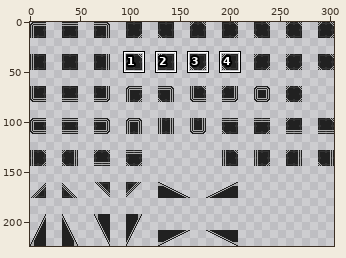
File history of a sprite sheet, SlimeGame/Assets/Resources/Tile/tileGrass.png. Above: a wide view before the commit, with the close-up outlined.
Close-up. First the earlier version:
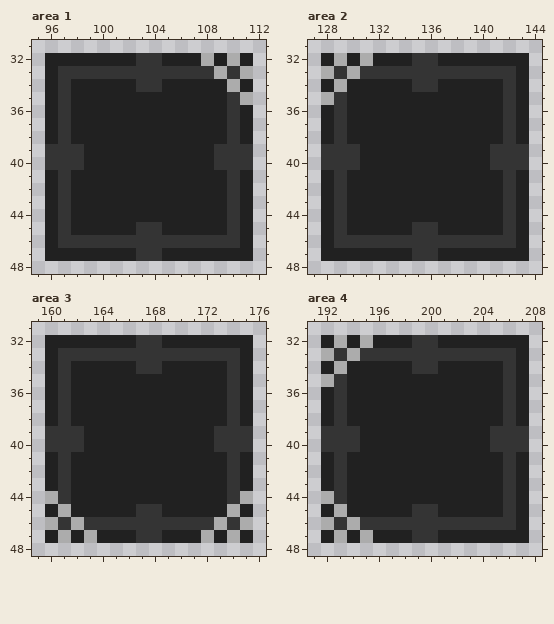
The file is 304x224 pixels. Colours within 5 levels of each other are drawn and written as one. Shown: area 1: x 95..112, y 31..48; area 2: x 127..144, y 31..48; area 3: x 159..176, y 31..48; area 4: x 191..208, y 31..48. The commit also changed other parts of the picture, which this record leaves out.
The same view after the edit:
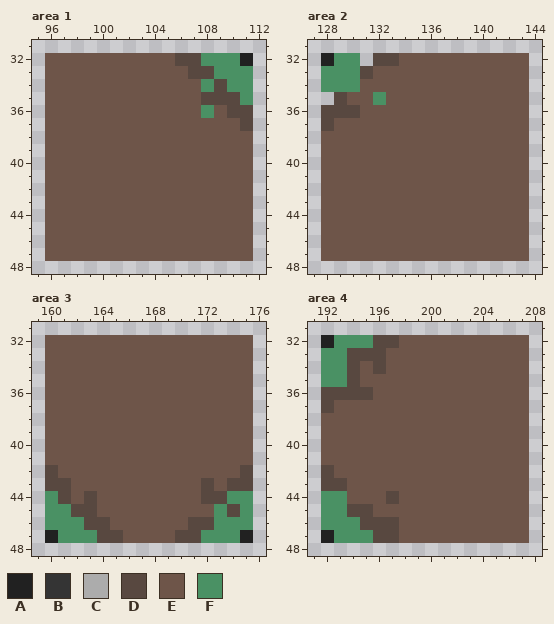
Palette (. is transparent): A #212121  B #343434  C #acacac  D #584840  E #6e5549  F #4a9164
What changed:
Changed rows in their new state; - is an unchanged pixel.
Area 1:
first column x 96:
32 EEEEEEEEEEDDFFF-
33 EEEEEEEEEEEDDFFF
34 EEEEEEEEEEEEFDFF
35 EEEEEEEEEEEEDDDF
36 EEEEEEEEEEEEFEDD
37 EEEEEEEEEEEEEEED
38 EEEEEEEEEEEEEEEE
39 EEEEEEEEEEEEEEEE
40 EEEEEEEEEEEEEEEE
41 EEEEEEEEEEEEEEEE
42 EEEEEEEEEEEEEEEE
43 EEEEEEEEEEEEEEEE
44 EEEEEEEEEEEEEEEE
45 EEEEEEEEEEEEEEEE
46 EEEEEEEEEEEEEEEE
47 EEEEEEEEEEEEEEEE
Area 2:
first column x 128:
32 -FF.DDEEEEEEEEEE
33 FFFDEEEEEEEEEEEE
34 FFFEEEEEEEEEEEEE
35 .DEEFEEEEEEEEEEE
36 DDDEEEEEEEEEEEEE
37 DEEEEEEEEEEEEEEE
38 EEEEEEEEEEEEEEEE
39 EEEEEEEEEEEEEEEE
40 EEEEEEEEEEEEEEEE
41 EEEEEEEEEEEEEEEE
42 EEEEEEEEEEEEEEEE
43 EEEEEEEEEEEEEEEE
44 EEEEEEEEEEEEEEEE
45 EEEEEEEEEEEEEEEE
46 EEEEEEEEEEEEEEEE
47 EEEEEEEEEEEEEEEE
Area 3:
first column x 160:
32 EEEEEEEEEEEEEEEE
33 EEEEEEEEEEEEEEEE
34 EEEEEEEEEEEEEEEE
35 EEEEEEEEEEEEEEEE
36 EEEEEEEEEEEEEEEE
37 EEEEEEEEEEEEEEEE
38 EEEEEEEEEEEEEEEE
39 EEEEEEEEEEEEEEEE
40 EEEEEEEEEEEEEEEE
41 EEEEEEEEEEEEEEEE
42 DEEEEEEEEEEEEEED
43 DDEEEEEEEEEEDEDD
44 FDEDEEEEEEEEDDFF
45 FFDDEEEEEEEEEFDF
46 FFFDDEEEEEEDDFFF
47 -FFFDDEEEEDDFFF-
Area 4:
first column x 192:
32 -FFFDDEEEEEEEEEE
33 FFDDDEEEEEEEEEEE
34 FFDEDEEEEEEEEEEE
35 FFDEEEEEEEEEEEEE
36 DDDDEEEEEEEEEEEE
37 DEEEEEEEEEEEEEEE
38 EEEEEEEEEEEEEEEE
39 EEEEEEEEEEEEEEEE
40 EEEEEEEEEEEEEEEE
41 EEEEEEEEEEEEEEEE
42 DEEEEEEEEEEEEEEE
43 DDEEEEEEEEEEEEEE
44 FFEEEDEEEEEEEEEE
45 FFDDEEEEEEEEEEEE
46 FFFDDDEEEEEEEEEE
47 -FFFDDEEEEEEEEEE
Boxes around the changes in both close-ups, in picture pixels (x1, y1, x2, y2):
changed: (45, 53, 253, 261)
changed: (321, 53, 529, 261)
changed: (45, 335, 253, 543)
changed: (321, 335, 529, 543)
